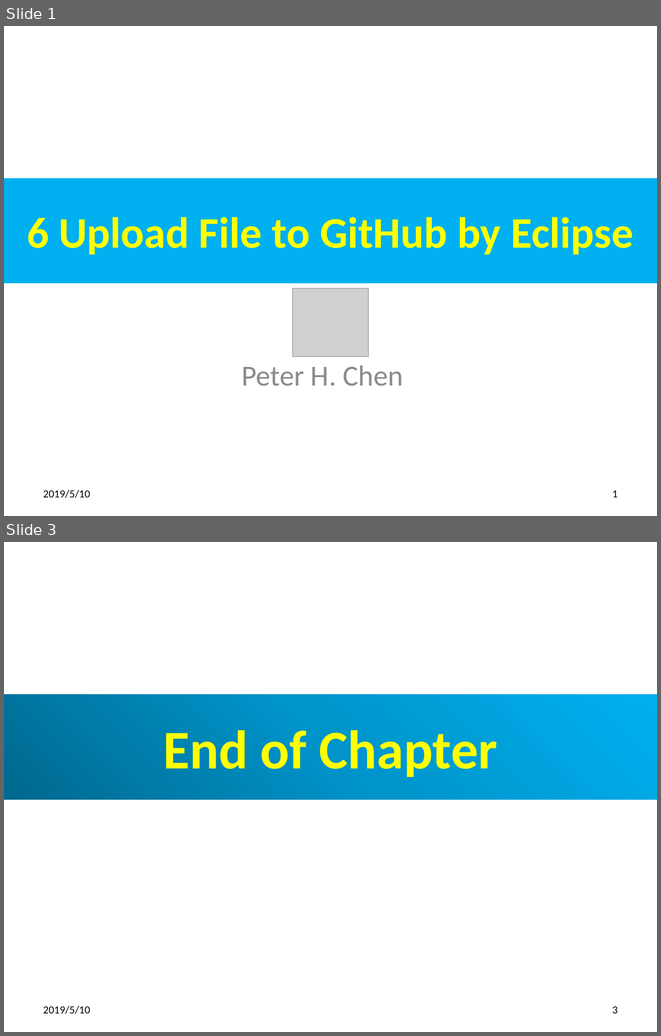
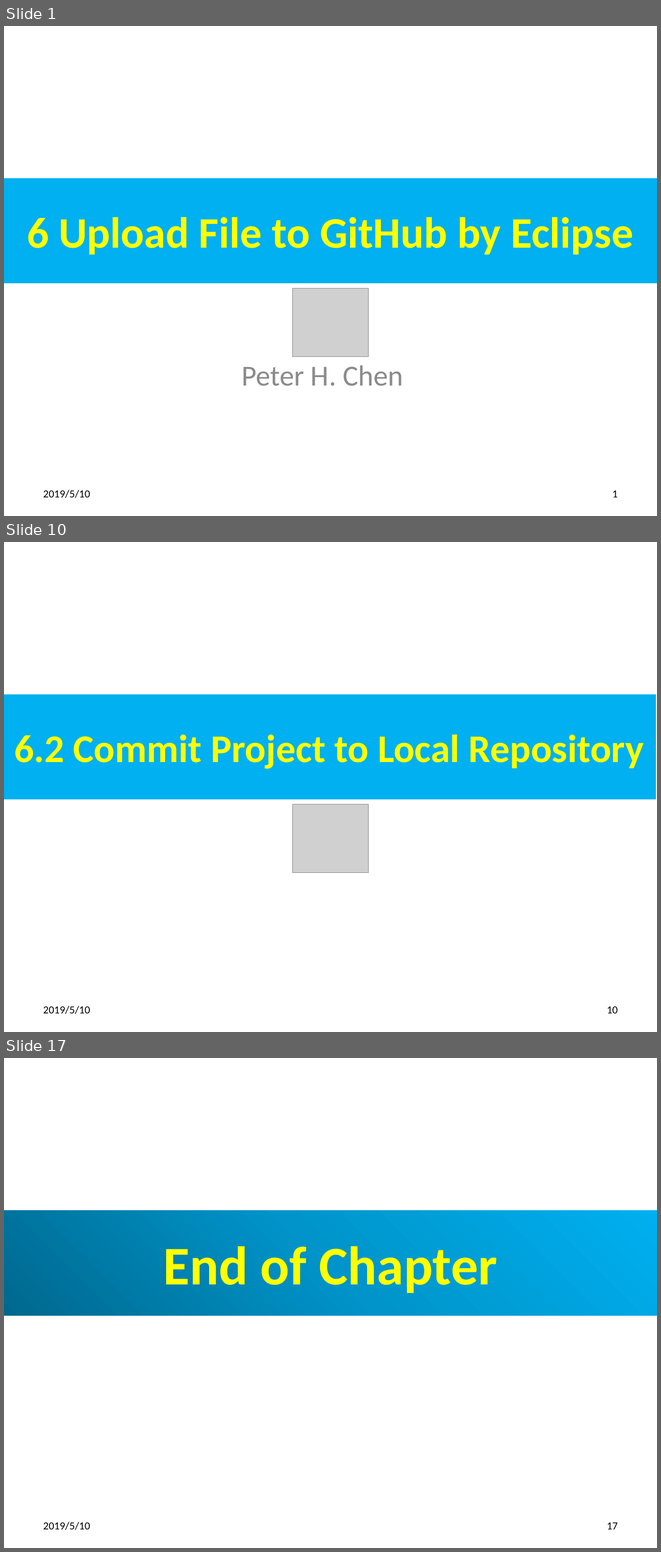
Before and after one commit to peterhchen/100-GitHub, a slide deck: ch06_EclipseGitHub.pptx. Shown one above the other, each under a label of ours: slides 1 and 3 before the commit, slides 1, 10 and 17 after it; the slides between them are not shown. The pictures are 661x1036 and 661x1552 pixels, drawn with LibreOffice and Linux fonts; fonts in the diff are those of the drawing; grey boxes stand for pictures. Boxes give left, top, right and bottom in pixels: in the first picture for what was removed or moved away, otherwise in the second. Text is boxed around its words. In the diff, an @@ line names an element or a change of style, - is before the commit and + after.

```diff
--- a/ch06_EclipseGitHub.pptx
+++ b/ch06_EclipseGitHub.pptx
@@ slide 10 added at (4, 542, 657, 1032), background #FFFFFF @@
@@ title added at (4, 694, 656, 799), fill #00B0F0, 43.2 pt, text #FFFF00, bold @@
+6.2 Commit Project to Local Repository
@@ picture added at (293, 804, 368, 872) @@
@@ text added at (43, 1005, 90, 1014), 12 pt, text #000000 @@
+2019/5/10
@@ page number added at (607, 1006, 618, 1013), 12 pt, text #000000 @@
+10
@@ what was slide 3 is now slide 17 @@
@@ page number at (607, 1522, 618, 1529): text changed @@
-3
+17
```
Also in this commit, not shown: 1 slide changed, 13 other slides added.
